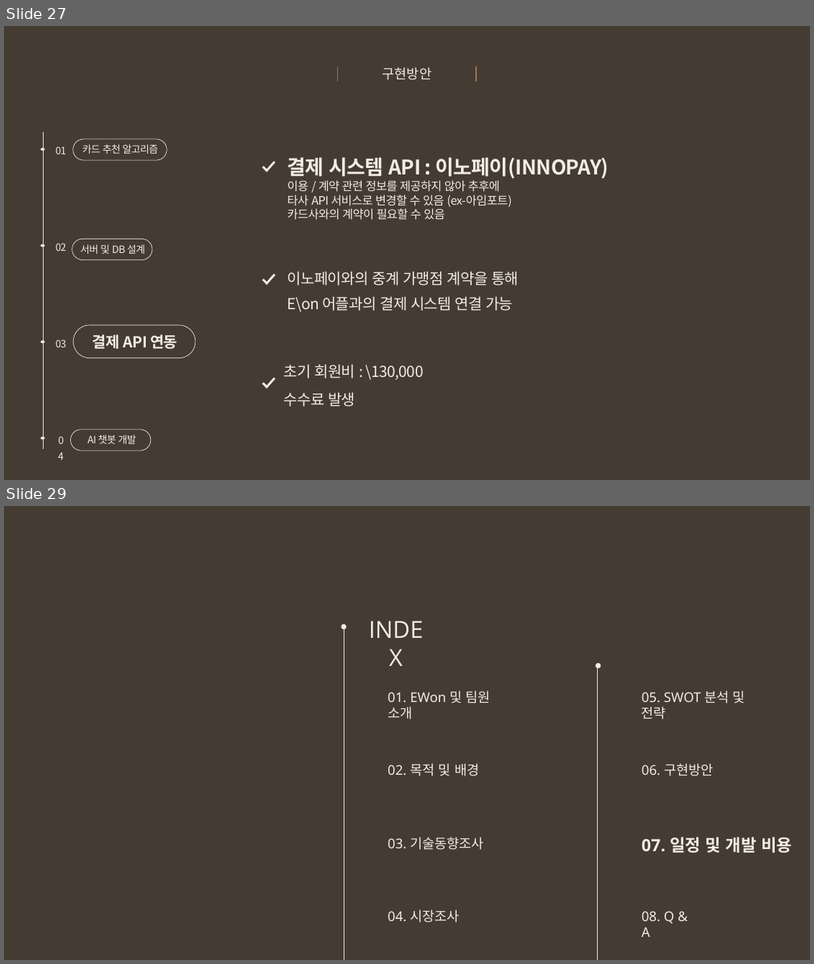
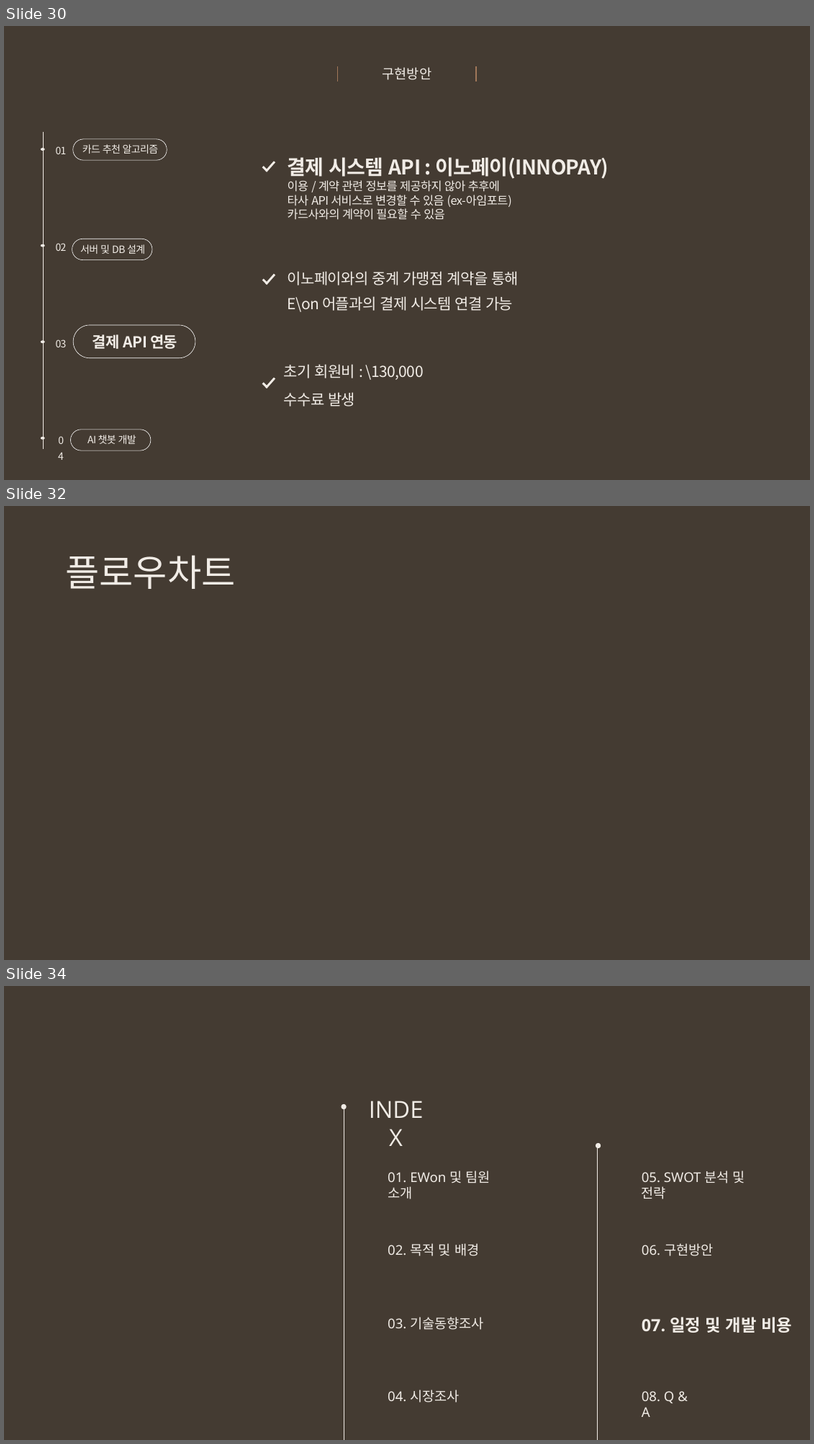
Before and after one commit to snr1229/Content_designing_Presentations, a slide deck: 사업계획서/Week10/EWon_중간고사대체 발표자료_2차.pptx. Shown one above the other, each under a label of ours: slides 27 and 29 before the commit, slides 30, 32 and 34 after it; the slides between them are not shown. The pictures are 814x964 and 814x1444 pixels, drawn with LibreOffice and Linux fonts; fonts in the diff are those of the drawing. Boxes give left, top, right and bottom in pixels: in the first picture for what was removed or moved away, otherwise in the second. Text is boxed around its words. In the diff, an @@ line names an element or a change of style, - is before the commit and + after.

```diff
--- a/사업계획서/Week10/EWon_중간고사대체 발표자료_2차.pptx
+++ b/사업계획서/Week10/EWon_중간고사대체 발표자료_2차.pptx
@@ slide 32 added at [4,506,810,960], background #443B32 @@
@@ title added at [65,555,235,589], 44 pt, text #F1ECE6 @@
+플로우차트
@@ what was slide 27 is now slide 30 @@
@@ what was slide 29 is now slide 34 @@
```
Also in this commit, not shown: 9 slides changed, 7 other slides added, 3 slides removed, 1 other file.
